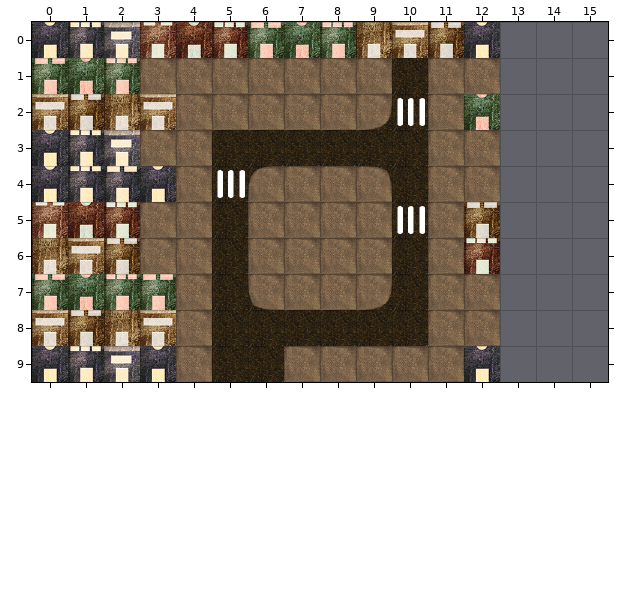
Tiled map, stored at assets/streetpirates-city2.tmx. The picture above is the old version.
Cells are 60x60 px. Shown: x 0..15, y 0..9.
The result:
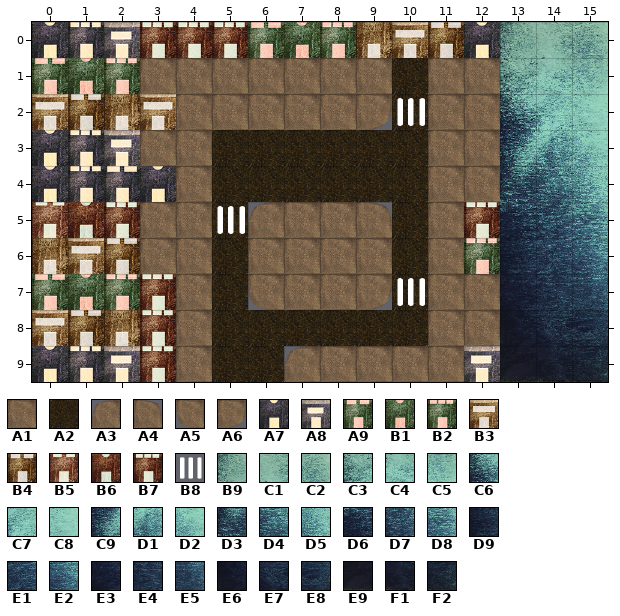
Key: from "city_tiles_oct28": A1 0, A2 10, A3 36, A4 38, A5 56, A6 58; from "kthria4": A7 34, A8 36, A9 42, B1 43, B2 44, B3 77, B4 78, B5 84, B6 88, B7 89; from "map_tiles (2)": B8 9; from "sea": B9 0, C1 1, C2 2, C3 16, C4 17, C5 18, C6 32, C7 33, C8 34, C9 48, D1 49, D2 50, D3 64, D4 65, D5 66, D6 80, D7 81, D8 82, D9 96, E1 97, E2 98, E3 112, E4 113, E5 114, E6 128, E7 129, E8 130, E9 144, F1 145, F2 146.
__ is an empty cell.
Tiles replaced or removed in this view: A1, A2, A3, A4, A5, A6, A7, A9, B1, B3, B4, B5, B6, B7, B8.
Change:
Changed rows in their new state; .. is an unchanged cell.
Layer "Tile Layer 1":
first column x 3:
 0 B7 B7 .. .. .. .. .. .. .. .. B9 C1 C2
 1 .. .. .. .. .. .. .. .. .. .. C3 C4 C5
 2 .. .. .. .. .. .. A6 .. .. A1 C6 C7 C8
 3 .. .. .. .. .. .. .. .. .. .. C9 D1 D2
 4 .. .. .. .. A2 A2 .. .. .. .. D3 D4 D5
 5 .. .. .. A3 .. .. A4 .. .. B7 D6 D7 D8
 6 .. .. .. .. .. .. .. .. .. B2 D9 E1 E2
 7 B7 .. .. A5 .. .. A6 .. .. .. E3 E4 E5
 8 B7 .. .. .. .. .. .. .. .. .. E6 E7 E8
 9 B7 .. .. .. A3 .. .. .. .. A8 E9 F1 F2
Layer "Tile Layer 2":
first column x 5:
 2 .. .. .. .. __ ..
 4 __ __ .. .. __ ..
 5 B8 .. .. .. .. __
 7 .. __ .. .. __ B8
Pixel boxes of the changes (left, top, right, bottom) in both pictures:
changed: (140, 22, 212, 58)
changed: (464, 22, 608, 382)
changed: (365, 103, 392, 130)
changed: (217, 166, 425, 234)
changed: (140, 274, 176, 382)
changed: (248, 277, 275, 310)
changed: (365, 278, 425, 310)
changed: (284, 346, 310, 371)
